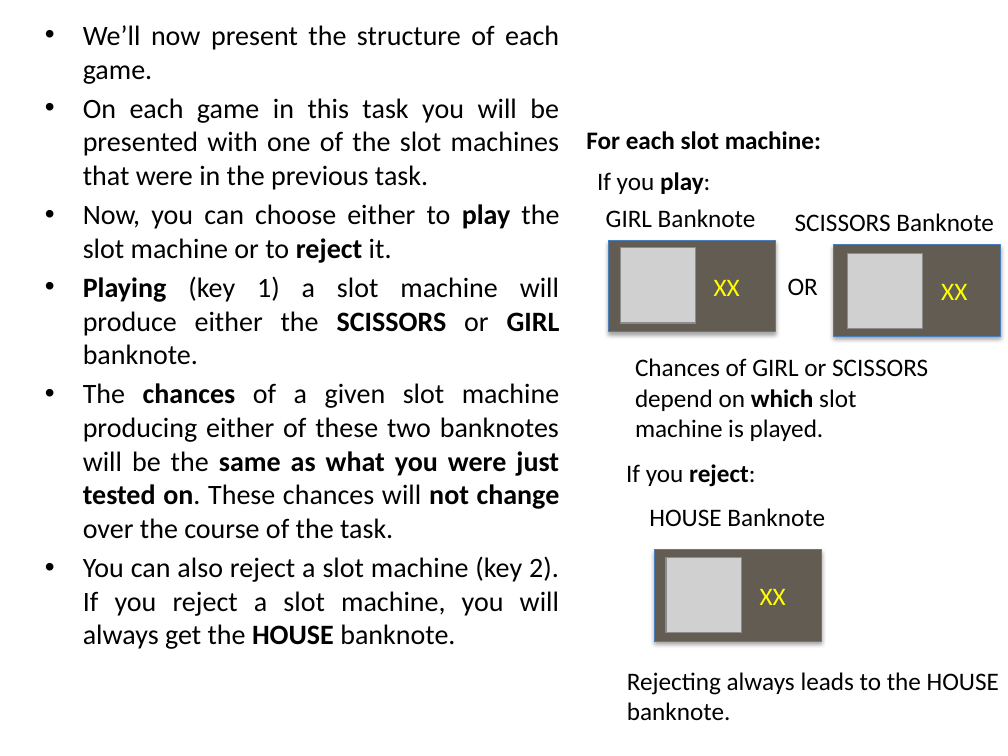
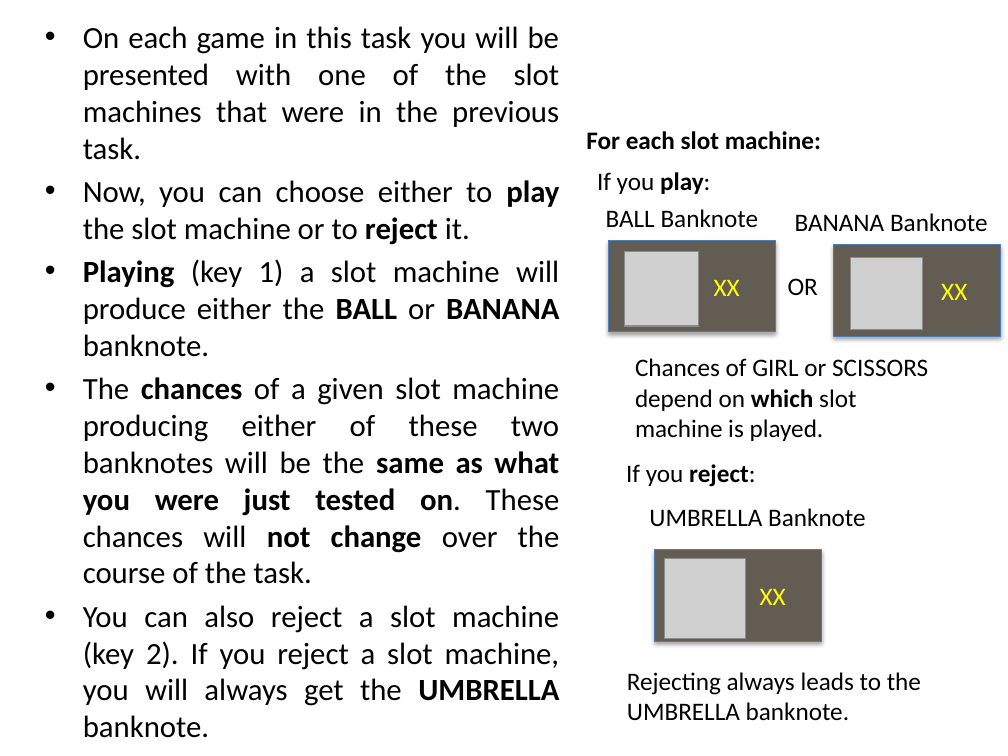
Before and after one commit to evanrussek/Gamble_Task_browser, a slide deck: slide 7 of public/Practice_Task2/Stimuli/uws_instr_slides_ver2_jpg.pptx. Drawn at 1008x756 pixels with LibreOffice and Linux fonts; fonts in the diff are those of the drawing; grey boxes stand for pictures. Boxes give left, top, right and bottom in pixels: in the first picture for what was removed or moved away, otherwise in the second. Text is boxed around its words. In the diff, an @@ line names an element or a change of style, - is before the commit and + after.

```diff
--- a/public/Practice_Task2/Stimuli/uws_instr_slides_ver2_jpg.pptx
+++ b/public/Practice_Task2/Stimuli/uws_instr_slides_ver2_jpg.pptx
@@ text at (x1=83, y1=25, x2=559, y2=84): paragraph removed @@
-• We’ll now present the structure of each game.
@@ text at (x1=83, y1=26, x2=560, y2=584): size 20 to 22 pt in "On each game in this task you ...", "Now, you can choose either to play ...", "The chances of a given slot machine ..." @@
@@ text at (x1=606, y1=209, x2=759, y2=228): text changed @@
-GIRL Banknote
+BALL Banknote
@@ text at (x1=795, y1=213, x2=988, y2=231): text changed @@
-SCISSORS Banknote
+BANANA Banknote
@@ text at (x1=83, y1=259, x2=559, y2=357): text changed; size 20 to 22 pt @@
-• Playing (key 1) a slot machine will produce either the SCISSORS or GIRL banknote.
+• Playing (key 1) a slot machine will produce either the BALL or BANANA banknote.
@@ picture moved from (x1=620, y1=248, x2=696, y2=324) to (x1=624, y1=252, x2=699, y2=327) @@
@@ picture moved from (x1=847, y1=253, x2=922, y2=329) to (x1=850, y1=257, x2=922, y2=330) @@
@@ text at (x1=649, y1=508, x2=866, y2=527): text changed @@
-HOUSE Banknote
+UMBRELLA Banknote
@@ picture resized from (x1=666, y1=557, x2=742, y2=633) to (x1=664, y1=558, x2=745, y2=639) @@
@@ text at (x1=83, y1=605, x2=560, y2=738): text changed; size 20 to 22 pt @@
-• You can also reject a slot machine (key 2). If you reject a slot machine, you will always get the HOUSE banknote.
+• You can also reject a slot machine (key 2). If you reject a slot machine, you will always get the UMBRELLA banknote.
@@ text at (x1=627, y1=672, x2=921, y2=720): text changed @@
-Rejecting always leads to the HOUSE banknote.
+Rejecting always leads to the UMBRELLA banknote.
```
Also in this commit, not shown: 7 other slides changed, 3 slides added, 1 slide removed, 29 other files.
